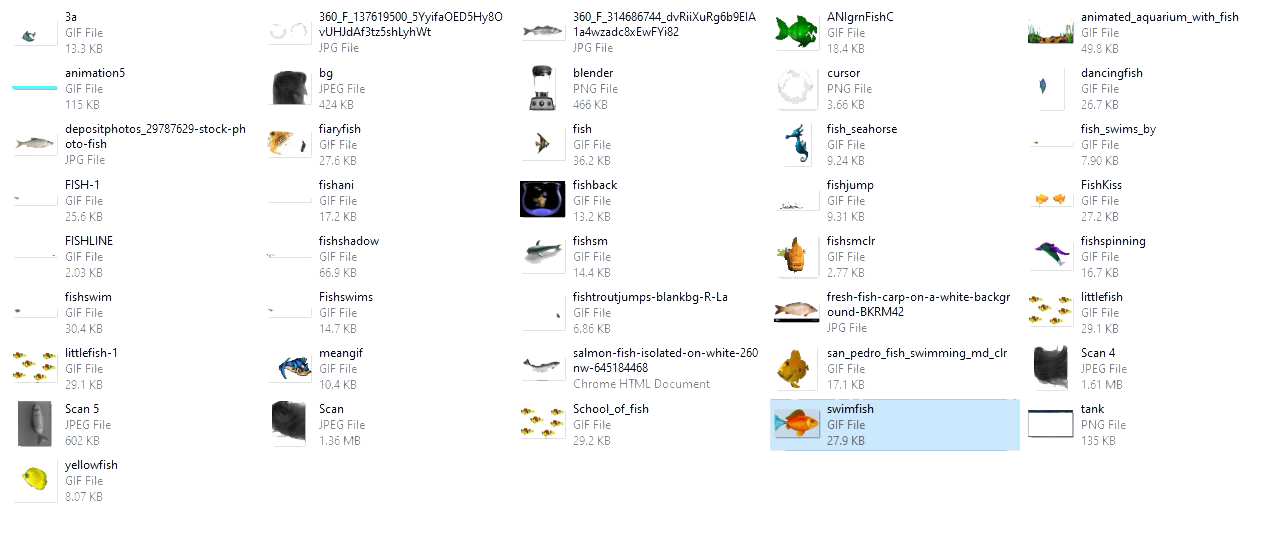
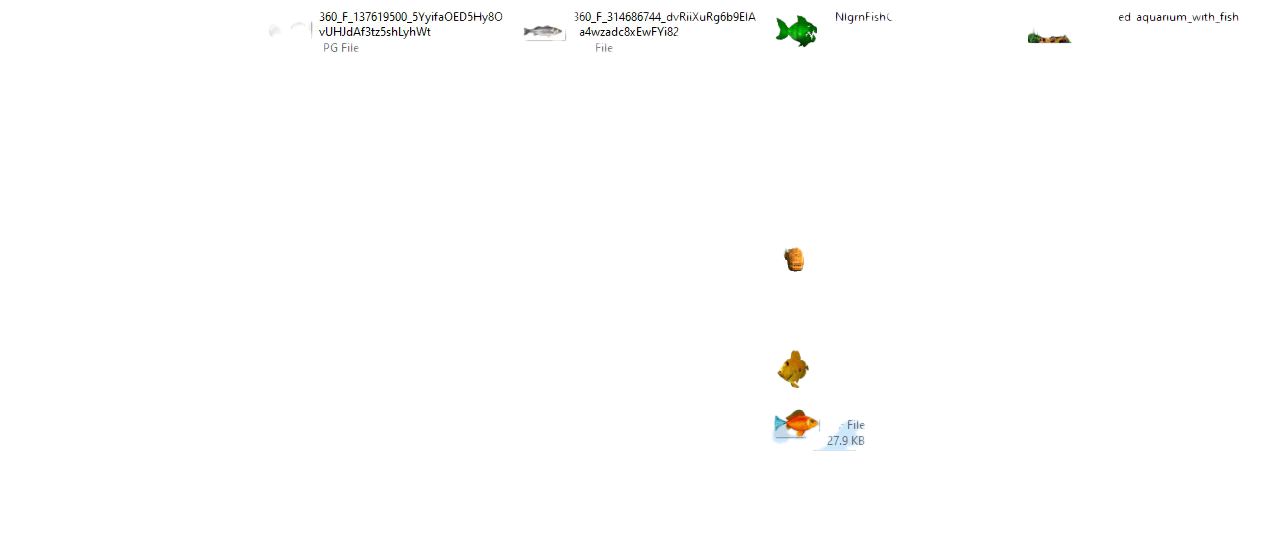
Two versions of the same layered image (1281x556). Layer-by-layer changes:
"Layer 0": blend normal → multiply over [267,11,1239,451]
"Layer 0 copy": blend normal → multiply, painted on it over [12,11,1239,503]
